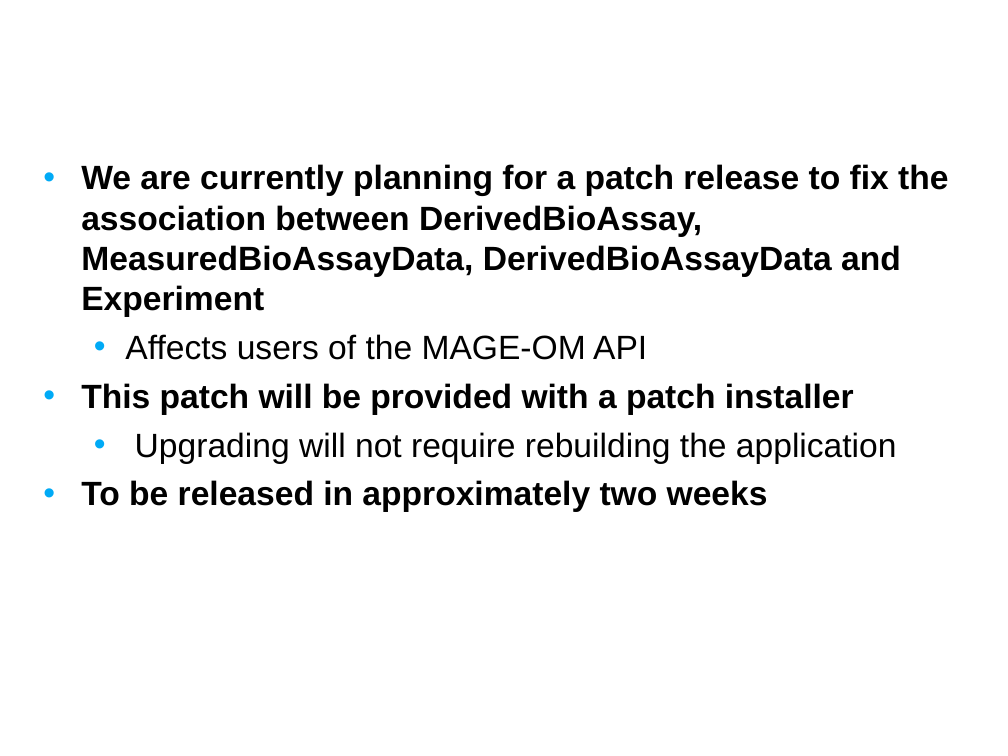
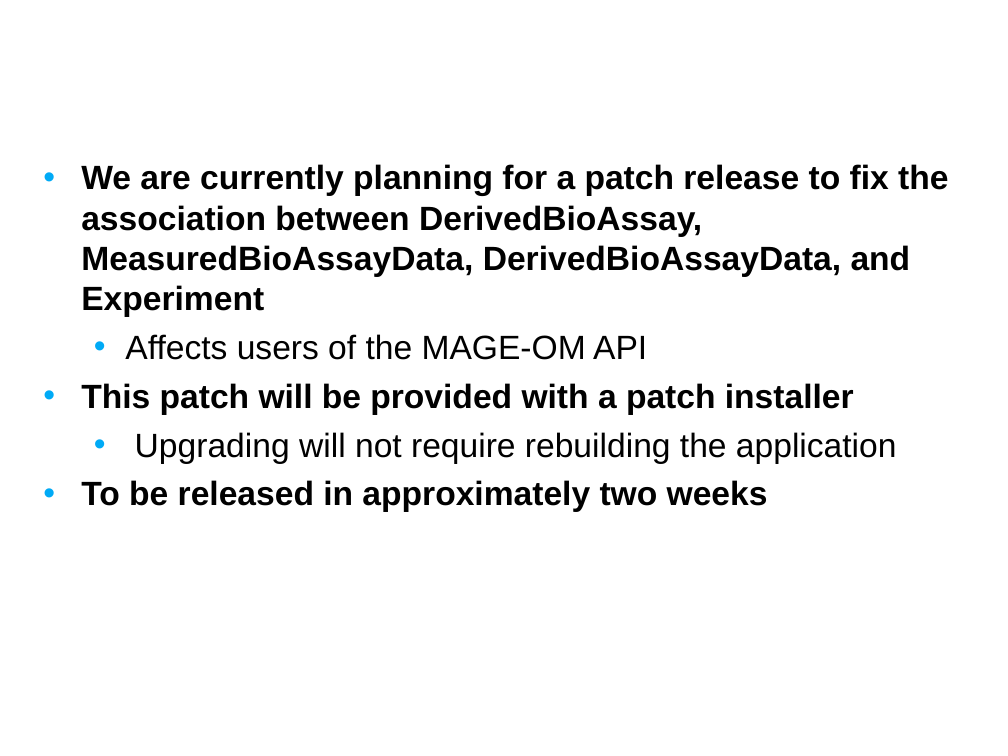
Before and after one commit to NCIP/caarray-docs, a slide deck: slide 4 of project_management/open_meetings/caArray User Community Meeting Aug 8.ppt. Drawn at 1008x756 pixels with LibreOffice and Linux fonts; fonts in the diff are those of the drawing; background and template pictures are left out. Boxes give left, top, right and bottom in pixels: in the first picture for what was removed or moved away, otherwise in the second. Text is boxed around its words. In the diff, an @@ line names an element or a change of style, - is before the commit and + after.

```diff
--- a/project_management/open_meetings/caArray User Community Meeting Aug 8.ppt
+++ b/project_management/open_meetings/caArray User Community Meeting Aug 8.ppt
@@ text at box(81, 164, 948, 317): text changed @@
-• We are currently planning for a patch release to fix the association between DerivedBioAssay, MeasuredBioAssayData, DerivedBioAssayData and Experiment
+• We are currently planning for a patch release to fix the association between DerivedBioAssay, MeasuredBioAssayData, DerivedBioAssayData, and Experiment
```
Also in this commit, not shown: 6 other slides changed.
